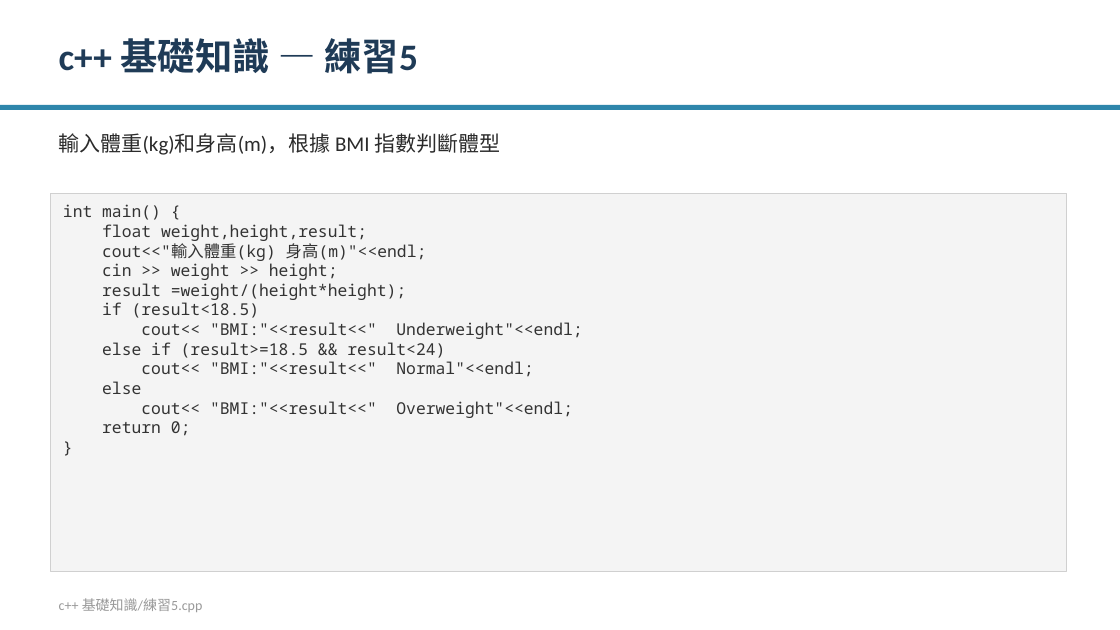
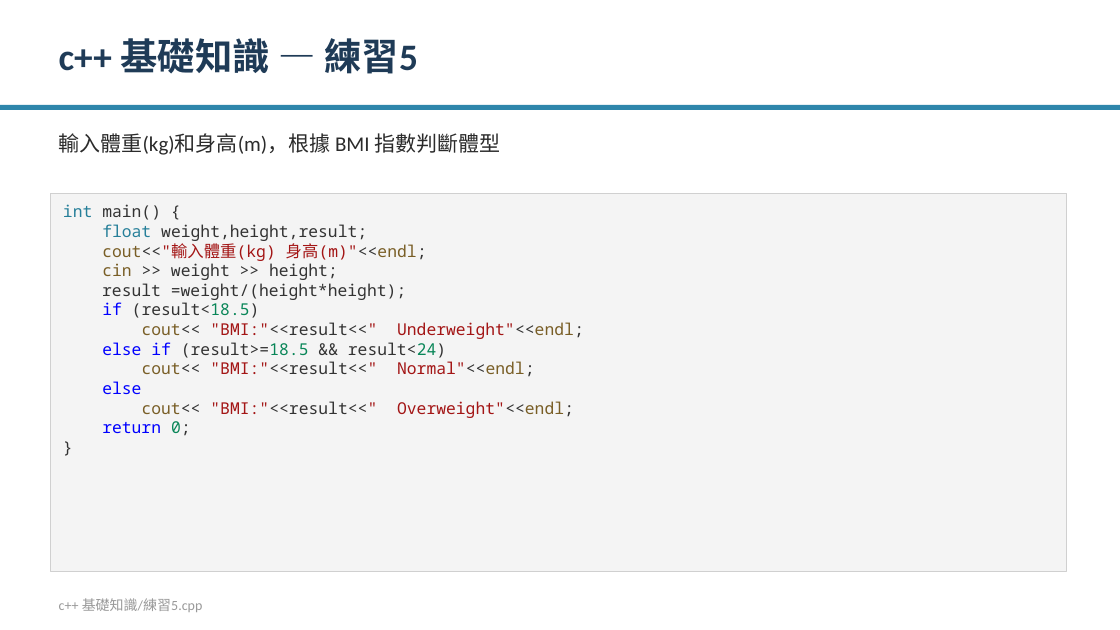
Before and after one commit to Ivan0206cool/cplusplus_practice, a slide deck: slide 8 of practice_intro.pptx. Drawn at 1120x630 pixels with LibreOffice and Linux fonts; fonts in the diff are those of the drawing. Boxes give left, top, right and bottom in pixels: in the first picture for what was removed or moved away, otherwise in the second. Text is boxed around its words. In the diff, an @@ line names an element or a change of style, - is before the commit and + after.

```diff
--- a/practice_intro.pptx
+++ b/practice_intro.pptx
@@ text in rectangle at bbox=[63, 204, 584, 436]: text colour #333333 to #267F99 in "int", "float"; text colour #333333 to #795E26 in "cout<<"輸入體重(kg) 身高(m)"<<endl;", "cin", "cout<< Underweight"<<endl;", "cout<< Normal"<<endl;" and 1 more places; text colour #333333 to #A31515 in "cout<<"輸入體重(kg) 身高(m)"<<endl;", ""BMI:"<<result<<" Underweight"<<endl;", ""BMI:"<<result<<" Normal"<<endl;", ""BMI:"<<result<<" Overweight"<<endl;"; text colour #333333 to #0000FF in "if", "else if", "else", "return"; text colour #333333 to #098658 in "(result<18.5)", "(result>=18.5 result<24)", "0;" @@
```
Also in this commit, not shown: 8 other slides changed.
